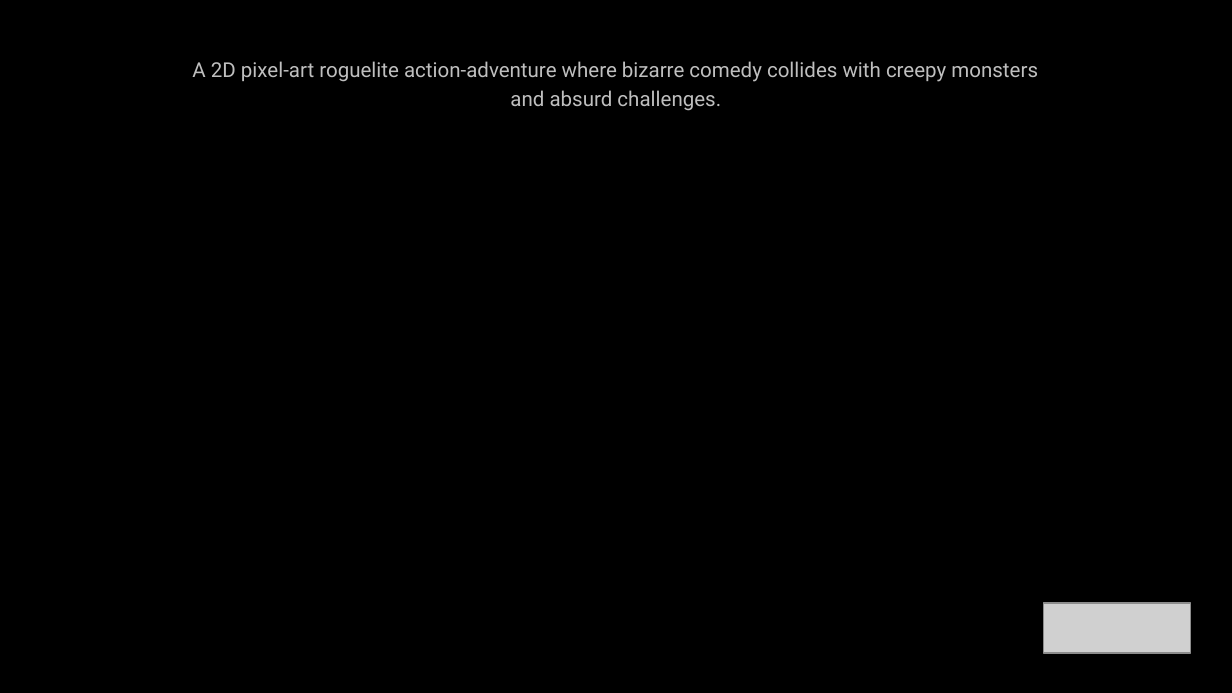
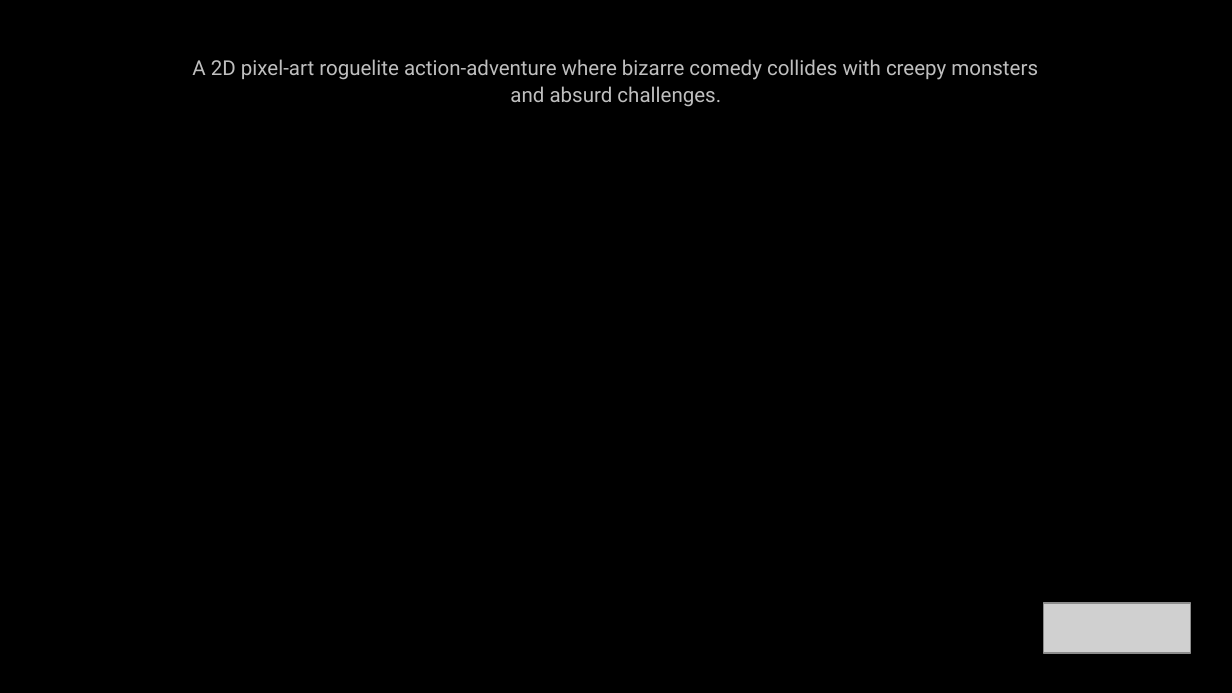
Before and after one commit to diegohcanepa/Remizione, a slide deck: slide 2 of Pitch Deck.pptx. Drawn at 1232x693 pixels with LibreOffice and Linux fonts; fonts in the diff are those of the drawing; grey boxes stand for pictures; background and template pictures are left out. Boxes give left, top, right and bottom in pixels: in the first picture for what was removed or moved away, otherwise in the second. Text is boxed around its words. In the diff, an @@ line names an element or a change of style, - is before the commit and + after.

```diff
--- a/Pitch Deck.pptx
+++ b/Pitch Deck.pptx
@@ subtitle "A 2D pixel-art roguelite action-adventure ..." at <box>192,59,1038,107</box>: line spacing 17pt to 16pt @@
```
Also in this commit, not shown: 3 other slides changed, 12 other files.
